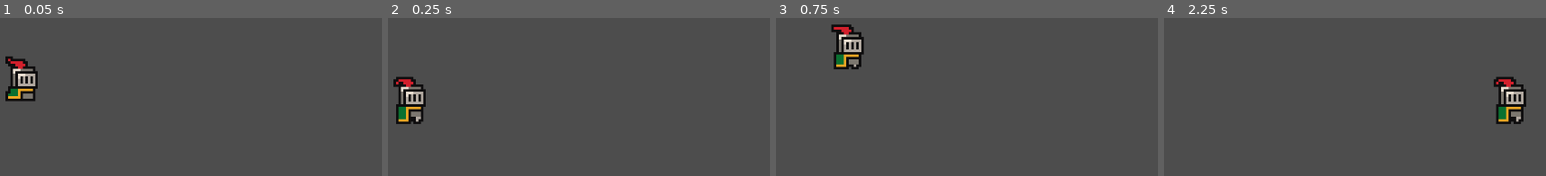
Above: before the commit, frames 1-4 (left to right).
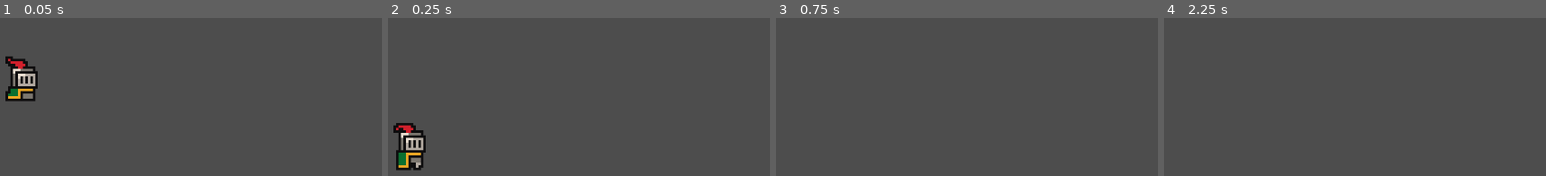
Above: after the commit, the same moments.

Repository: MevyDev/godot-brackeys-tutorial-2d
Game: Godot game, scene res://levels/level1/level_1.tscn
Two runs of this game, one before a commit and one after it. Both use one fixed random seed, a clock stepped at 60 frames per second and the inputs below.
Inputs:
- Up to frame 1 (0.05 s): no input
- Up to frame 2 (0.25 s): no input
- Up to frame 3 (0.75 s): tap Enter (ui_accept) at 0.5 s; hold Right (ui_right) from 0.53 s (still down)
- Up to frame 4 (2.25 s): tap Enter (ui_accept) at 0.77, 1.52 s; release Right (ui_right) at 2.03 s; hold Left (ui_left) from 2.03 s (still down)

Frame 1 is identical in both runs. In frame 2, 3.8% of the frame differs, in the area x 1-10%, y 36-97%; in frame 3, 1.9%; in frame 4, 2.0%.

Commit message:
tilemap setup

Diff:
--- a/levels/level1/level_1.tscn
+++ b/levels/level1/level_1.tscn
@@ -1,18 +1,142 @@
-[gd_scene load_steps=3 format=3 uid="uid://q3rar41emau5"]
+[gd_scene load_steps=5 format=3 uid="uid://q3rar41emau5"]
 
+[ext_resource type="Texture2D" uid="uid://bxlpusgt2rex8" path="res://assets/sprites/world_tileset.png" id="1_0fil7"]
 [ext_resource type="PackedScene" uid="uid://bwxs5ls3efb1s" path="res://entities/player/player.tscn" id="1_qqytr"]
 
-[sub_resource type="WorldBoundaryShape2D" id="WorldBoundaryShape2D_qqytr"]
+[sub_resource type="TileSetAtlasSource" id="TileSetAtlasSource_dm7n7"]
+texture = ExtResource("1_0fil7")
+0:0/0 = 0
+1:0/0 = 0
+2:0/0 = 0
+3:0/0 = 0
+4:0/0 = 0
+5:0/0 = 0
+6:0/0 = 0
+7:0/0 = 0
+8:0/0 = 0
+9:0/0 = 0
+10:0/0 = 0
+11:0/0 = 0
+0:1/0 = 0
+1:1/0 = 0
+2:1/0 = 0
+3:1/0 = 0
+4:1/0 = 0
+5:1/0 = 0
+6:1/0 = 0
+7:1/0 = 0
+8:1/0 = 0
+9:1/0 = 0
+10:1/0 = 0
+11:1/0 = 0
+0:2/0 = 0
+1:2/0 = 0
+2:2/0 = 0
+3:2/0 = 0
+4:2/0 = 0
+5:2/0 = 0
+6:2/0 = 0
+7:2/0 = 0
+8:2/0 = 0
+9:2/0 = 0
+10:2/0 = 0
+11:2/0 = 0
+0:3/0 = 0
+1:3/0 = 0
+2:3/0 = 0
+5:3/0 = 0
+6:3/0 = 0
+7:3/0 = 0
+8:3/0 = 0
+9:3/0 = 0
+0:4/0 = 0
+1:4/0 = 0
+5:4/0 = 0
+6:4/0 = 0
+7:4/0 = 0
+8:4/0 = 0
+9:4/0 = 0
+0:5/0 = 0
+1:5/0 = 0
+5:5/0 = 0
+6:5/0 = 0
+7:5/0 = 0
+8:5/0 = 0
+1:6/0 = 0
+5:6/0 = 0
+6:6/0 = 0
+7:6/0 = 0
+8:6/0 = 0
+0:7/0 = 0
+1:7/0 = 0
+3:7/0 = 0
+5:7/0 = 0
+6:7/0 = 0
+7:7/0 = 0
+8:7/0 = 0
+0:8/0 = 0
+1:8/0 = 0
+2:8/0 = 0
+3:8/0 = 0
+4:8/0 = 0
+5:8/0 = 0
+6:8/0 = 0
+7:8/0 = 0
+8:8/0 = 0
+0:9/0 = 0
+1:9/0 = 0
+2:9/0 = 0
+3:9/0 = 0
+4:9/0 = 0
+5:9/0 = 0
+6:9/0 = 0
+7:9/0 = 0
+0:10/0 = 0
+1:10/0 = 0
+2:10/0 = 0
+3:10/0 = 0
+4:10/0 = 0
+6:10/0 = 0
+0:11/0 = 0
+1:11/0 = 0
+2:11/0 = 0
+3:11/0 = 0
+4:11/0 = 0
+5:11/0 = 0
+0:12/0 = 0
+1:12/0 = 0
+2:12/0 = 0
+3:12/0 = 0
+4:12/0 = 0
+0:13/0 = 0
+1:13/0 = 0
+2:13/0 = 0
+3:13/0 = 0
+4:13/0 = 0
+5:13/0 = 0
+0:14/0 = 0
+1:14/0 = 0
+2:14/0 = 0
+3:14/0 = 0
+4:14/0 = 0
+0:15/0 = 0
+1:15/0 = 0
+2:15/0 = 0
+3:15/0 = 0
+2:4/size_in_atlas = Vector2i(3, 3)
+2:4/0 = 0
+
+[sub_resource type="TileSet" id="TileSet_d3n5x"]
+sources/0 = SubResource("TileSetAtlasSource_dm7n7")
 
 [node name="Level1" type="Node2D"]
 
-[node name="StaticBody2D" type="StaticBody2D" parent="."]
-position = Vector2(0, 10)
+[node name="Camera2D" type="Camera2D" parent="."]
+zoom = Vector2(4, 4)
 
-[node name="CollisionShape2D" type="CollisionShape2D" parent="StaticBody2D"]
-shape = SubResource("WorldBoundaryShape2D_qqytr")
+[node name="World" type="Node" parent="."]
+
+[node name="TileMapLayer" type="TileMapLayer" parent="World"]
+tile_set = SubResource("TileSet_d3n5x")
 
 [node name="Player" parent="." instance=ExtResource("1_qqytr")]
-
-[node name="Camera2D" type="Camera2D" parent="."]
-zoom = Vector2(4, 4)
